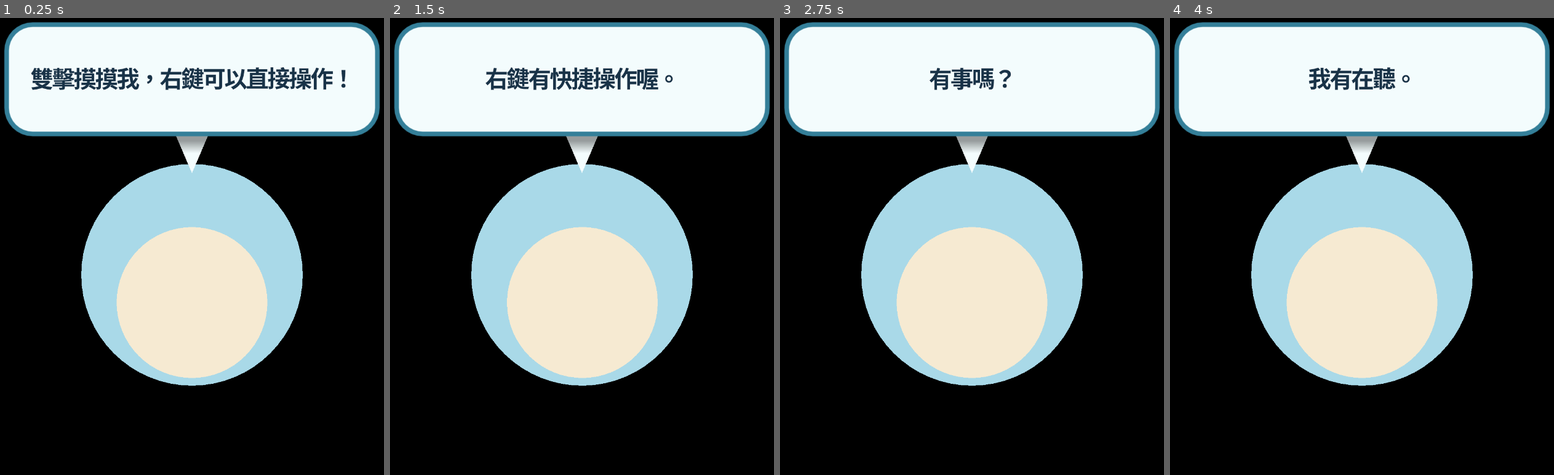
Above: before the commit, frames 1-4 (left to right).
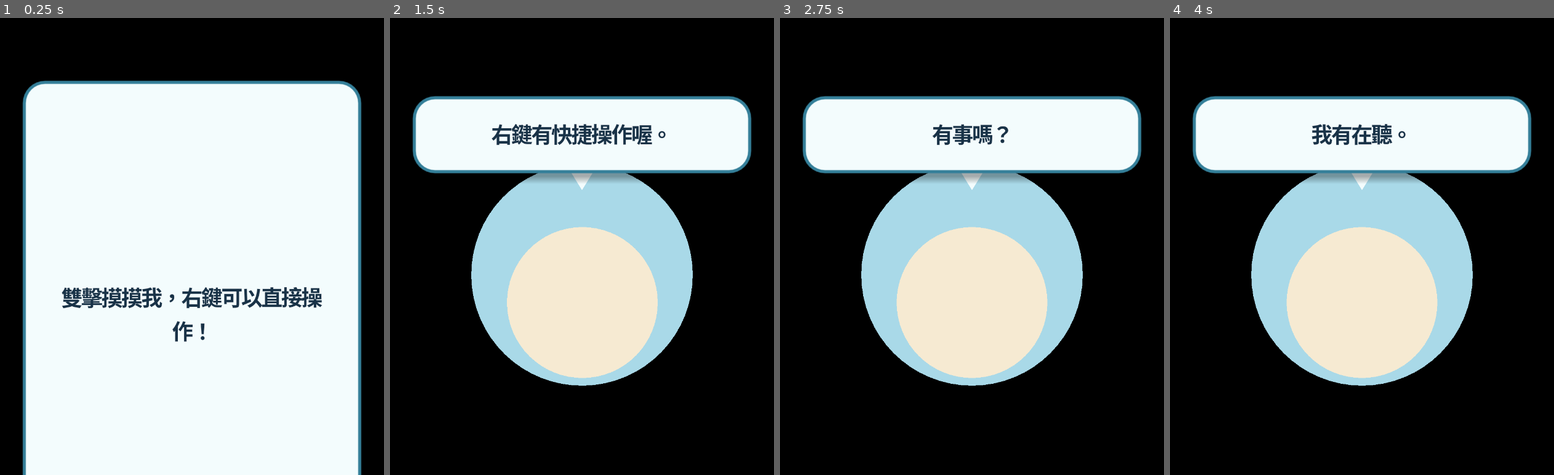
Above: after the commit, the same moments.

Repository: kai-2001/OpenDesktopPet
Game: Godot game, scene res://scenes/main.tscn
The game is run twice, just before and just after one commit, with the same random seed, the same clock (stepped at 60 frames per second) and the same inputs.
Inputs (mouse positions are in pixels of both pictures, inside the frame that each line leads up to):
- Up to frame 1 (0.25 s): no input
- Up to frame 2 (1.5 s): tap Enter at 0.5 s; move the mouse to (678, 205) at 0.52 s; click (678, 205) at 0.67 s; tap Space at 1.25 s; drag from (497, 251) to (558, 328) at 1.27 s
- Up to frame 3 (2.75 s): move the mouse to (1014, 118) at 2.02 s; click (1014, 118) at 2.17 s
- Up to frame 4 (4 s): tap Enter at 2.75 s; drag from (1338, 328) to (1231, 155) at 2.77 s; tap Space at 3.5 s; move the mouse to (1492, 301) at 3.52 s; click (1492, 301) at 3.67 s

The runs differ from the first frame. In frame 1, 81% of the frame differs, in the area x 0-100%, y 0-100%; in frame 2, 26%; in frame 3, 26%; in frame 4, 26%.

Commit message:
Size speech bubbles around readable text

Diff:
--- a/scenes/main.tscn
+++ b/scenes/main.tscn
@@ -15,10 +15,10 @@
 script = ExtResource("3_visual")
 
 [node name="SpeechBubble" type="PanelContainer" parent="."]
-offset_left = 18.0
-offset_top = 26.0
-offset_right = 262.0
-offset_bottom = 100.0
+offset_left = 30.0
+offset_top = 54.0
+offset_right = 250.0
+offset_bottom = 122.0
 mouse_filter = 2
 z_index = 100
 
@@ -33,7 +33,7 @@
 horizontal_alignment = 1
 vertical_alignment = 1
 autowrap_mode = 2
-theme_override_font_sizes/font_size = 14
+theme_override_font_sizes/font_size = 13
 
 [node name="SpeechTail" type="Polygon2D" parent="."]
 visible = false
--- a/scripts/main.gd
+++ b/scripts/main.gd
@@ -133,10 +133,33 @@
 	bubble_label.text = text
 	bubble.visible = true
 	bubble_tail.visible = true
+	_layout_speech_bubble(text)
 	await get_tree().create_timer(seconds).timeout
 	if token == _bubble_token:
 		bubble.visible = false
 		bubble_tail.visible = false
+
+
+func _layout_speech_bubble(text: String) -> void:
+	const BUBBLE_WIDTH := 220.0
+	const TEXT_WIDTH := 190.0
+	const BUBBLE_BOTTOM := 124.0
+	var font := bubble_label.get_theme_font("font")
+	var font_size := bubble_label.get_theme_font_size("font_size")
+	var line_count := 0
+	for paragraph: String in text.split("\n"):
+		var text_width := font.get_string_size(
+			paragraph, HORIZONTAL_ALIGNMENT_LEFT, -1, font_size
+		).x
+		line_count += maxi(ceili(text_width / TEXT_WIDTH), 1)
+	var bubble_height := clampf(20.0 + line_count * 20.0, 50.0, 120.0)
+	bubble.position = Vector2((280.0 - BUBBLE_WIDTH) / 2.0, BUBBLE_BOTTOM - bubble_height)
+	bubble.size = Vector2(BUBBLE_WIDTH, bubble_height)
+	bubble_tail.polygon = PackedVector2Array([
+		Vector2(132, BUBBLE_BOTTOM - 2),
+		Vector2(148, BUBBLE_BOTTOM - 2),
+		Vector2(140, BUBBLE_BOTTOM + 11),
+	])
 
 
 func _finish_window_setup() -> void:
@@ -545,11 +568,11 @@
 	var style := StyleBoxFlat.new()
 	style.bg_color = Color("#f3fcfd")
 	style.border_color = Color("#347f99")
-	style.set_border_width_all(3)
-	style.set_corner_radius_all(18)
-	style.shadow_color = Color(0, 0, 0, 0.38)
-	style.shadow_size = 8
-	style.shadow_offset = Vector2(0, 3)
+	style.set_border_width_all(2)
+	style.set_corner_radius_all(14)
+	style.shadow_color = Color(0, 0, 0, 0.32)
+	style.shadow_size = 5
+	style.shadow_offset = Vector2(0, 2)
 	bubble.add_theme_stylebox_override("panel", style)
 	bubble_tail.color = style.bg_color
 	bubble_label.add_theme_color_override("font_color", Color("#183247"))
